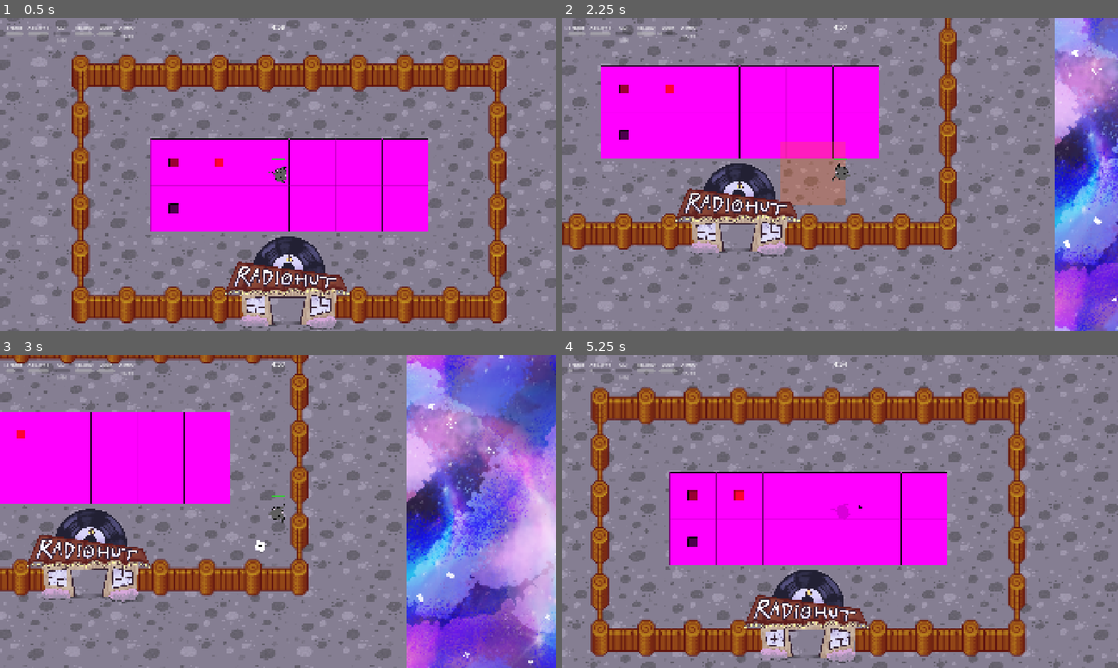
Above: before the commit, frames 1-4 (two rows, left to right).
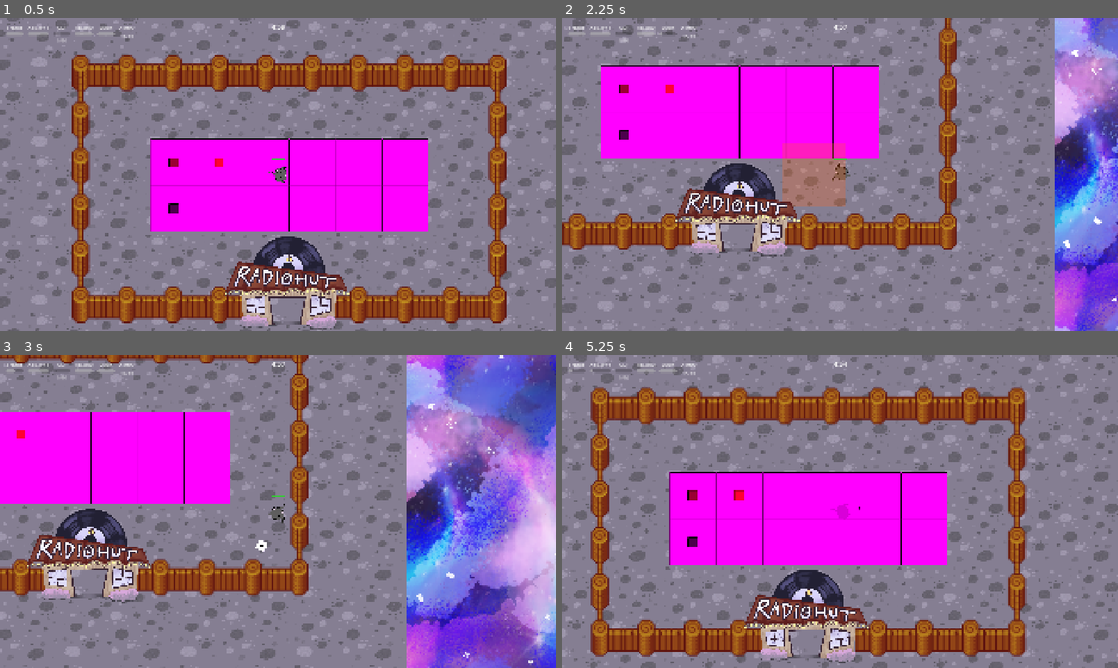
Above: after the commit, the same moments.

Repository: UVASGD/spring-2026-meowdernwarfare
Game: Godot game, scene res://scenes/game.tscn
The game is run twice, just before and just after one commit, with the same random seed, the same clock (stepped at 60 frames per second) and the same inputs. This scene is started directly instead of the project's main scene. The engine's default icon, where the game draws it, is replaced by a stand-in: a white triangle on a blue panel in a dark square.
Inputs (mouse positions are in pixels of both pictures, inside the frame that each line leads up to):
- Up to frame 1 (0.5 s): no input
- Up to frame 2 (2.25 s): tap Enter (ui_accept) at 0.5, 0.77, 1.52 s; move the mouse to (962, 158) at 0.52 s; hold D 0.53-1.28 s; tap K at 0.6 s; click (962, 158) at 0.67 s; move the mouse to (728, 190) at 1.27 s; hold S 1.28-2.03 s; tap Shift at 1.35 s; move the mouse to (895, 105) at 2.02 s; hold D from 2.03 s (still down); tap Space at 2.1 s
- Up to frame 3 (3 s): move the mouse to (250, 574) at 2.77 s; release D at 2.78 s; hold W from 2.78 s (still down); tap Q at 2.85 s; click (250, 574) at 2.92 s
- Up to frame 4 (5.25 s): tap Enter (ui_accept) at 3.02, 3.77, 4.52 s; move the mouse to (1006, 558) at 3.52 s; release W at 3.53 s; hold A 3.53-5.03 s; tap R at 3.6 s; move the mouse to (673, 464) at 4.27 s; tap E at 4.35 s; move the mouse to (867, 511) at 5.02 s; hold S from 5.03 s (still down); tap F at 5.1 s; click (867, 511) at 5.17 s

Frame 1 is identical in both runs. In frame 2, 0.2% of the frame differs, in the area x 39-51%, y 39-61%; in frame 3, less than 0.1%; in frame 4, less than 0.1%.

Commit message:
fixed crop spawner desync, improved other desyncs

Diff:
--- a/scripts/crop_spawner.gd
+++ b/scripts/crop_spawner.gd
@@ -10,6 +10,21 @@
 @onready var spawn_point: Marker2D = $cropSpawnPoint
 
 var current_crop: Node = null
+var spawner_id: int = -1
+
+func _ready() -> void:
+	# Defer so game mode is set before we check host/client
+	call_deferred("_setup_network")
+
+func _setup_network() -> void:
+	var gm = GameManager.instance
+	if gm == null or gm.is_local():
+		return
+	gm.register_spawner(self)
+	if not gm.is_host():
+		start_timer.stop()
+		spawn_timer.stop()
+		stage_timer.stop()
 
 func spawn_crop() -> void:
 	if crop_scenes.is_empty():
@@ -17,7 +32,8 @@
 	if current_crop != null and is_instance_valid(current_crop):
 		return
 
-	var scene = crop_scenes.pick_random()
+	var idx = randi() % crop_scenes.size()
+	var scene = crop_scenes[idx]
 	var crop = scene.instantiate() as Crop
 	crop.stage = stage
 	crop._setup()
@@ -25,7 +41,27 @@
 	crop.position = Vector2.ZERO
 	crop.z_index = 1
 	current_crop = crop
+	crop.picked_up.connect(func(): current_crop = null)
 
+	var gm = GameManager.instance
+	if gm and not gm.is_local() and gm.is_host():
+		gm.send_crop_spawned(spawner_id, idx, stage)
+
+func spawn_crop_remote(crop_idx: int, stg: int) -> void:
+	if crop_scenes.is_empty() or crop_idx < 0 or crop_idx >= crop_scenes.size():
+		return
+	if current_crop != null and is_instance_valid(current_crop):
+		current_crop.queue_free()
+		current_crop = null
+
+	var scene = crop_scenes[crop_idx]
+	var crop = scene.instantiate() as Crop
+	crop.stage = stg
+	crop._setup()
+	spawn_point.add_child(crop)
+	crop.position = Vector2.ZERO
+	crop.z_index = 1
+	current_crop = crop
 	crop.picked_up.connect(func(): current_crop = null)
 
 func _on_spawn_timer_timeout() -> void:
@@ -33,8 +69,12 @@
 
 func _on_stage_timer_timeout() -> void:
 	stage = mini(stage + 1, max_stage)
+	var gm = GameManager.instance
+	if gm and not gm.is_local() and gm.is_host():
+		gm.send_spawner_stage(spawner_id, stage)
 
 func _on_start_timer_timeout() -> void:
+	spawn_crop()
 	spawn_timer.start()
 	stage_timer.start()
 
--- a/scripts/globals/game_manager.gd
+++ b/scripts/globals/game_manager.gd
@@ -389,6 +389,12 @@
 	elif msg_type == "tp_used":
 		_handle_teleporter_used(from_id, data)
 
+	elif msg_type == "crop_spawned":
+		_handle_crop_spawned(data)
+
+	elif msg_type == "spawner_stage":
+		_handle_spawner_stage(data)
+
 func _broadcast_state() -> void:
 	if not Network.is_online():
 		return
@@ -540,6 +546,11 @@
 			elif state.get("dead", false) and player.hero and not player.hero.is_dead:
 				player.hero.is_dead = true
 				player.hero.died.emit()
+			elif not state.get("dead", false) and not state.get("spec", false):
+				if player.hero and player.hero.is_dead:
+					player.respawn_at(target_pos)
+				elif player.is_awaiting_respawn:
+					player.respawn_at(target_pos)
 		else:
 			if state.get("dead", false) and player.hero and not player.hero.is_dead:
 				print("[SYNC] Local player death catch-up: host says dead, forcing local death. hp=", player.hero.health)
@@ -823,11 +834,21 @@
 	if picker_id == local_player_id:
 		return
 	var pos = Vector2(data.get("x", 0), data.get("y", 0))
-	var parent = entity_parent if entity_parent else self
-	for child in parent.get_children():
-		if child is Crop and not child.is_planted and child.global_position.distance_to(pos) < 80.0:
-			child.queue_free()
-			break
+	var found := false
+	for sid in _spawners:
+		var spawner = _spawners[sid]
+		if spawner and is_instance_valid(spawner) and spawner.current_crop and is_instance_valid(spawner.current_crop):
+			if spawner.current_crop.global_position.distance_to(pos) < 80.0:
+				spawner.current_crop.queue_free()
+				spawner.current_crop = null
+				found = true
+				break
+	if not found:
+		var parent = entity_parent if entity_parent else self
+		for child in parent.get_children():
+			if child is Crop and not child.is_planted and child.global_position.distance_to(pos) < 80.0:
+				child.queue_free()
+				break
 	var picker = get_player(picker_id)
 	if picker and is_instance_valid(picker):
 		var ct = str(data.get("ct", ""))
@@ -858,6 +879,37 @@
 	crop.global_position = pos
 	var parent = entity_parent if entity_parent else self
 	parent.add_child(crop)
+
+# --- CROP SPAWNER SYNC ---
+
+var _spawners: Dictionary = {}  # spawner_id -> CropSpawner node
+
+func register_spawner(spawner: Node) -> void:
+	var id = _spawners.size()
+	spawner.spawner_id = id
+	_spawners[id] = spawner
+
+func send_crop_spawned(sid: int, crop_idx: int, stg: int) -> void:
+	if mode != Mode.ONLINE_HOST:
+		return
+	Network.broadcast({"type": "crop_spawned", "sid": sid, "ci": crop_idx, "cs": stg})
+
+func send_spawner_stage(sid: int, stg: int) -> void:
+	if mode != Mode.ONLINE_HOST:
+		return
+	Network.broadcast({"type": "spawner_stage", "sid": sid, "cs": stg})
+
+func _handle_crop_spawned(data: Dictionary) -> void:
+	var sid = int(data.get("sid", -1))
+	var spawner = _spawners.get(sid)
+	if spawner and is_instance_valid(spawner):
+		spawner.spawn_crop_remote(int(data.get("ci", 0)), int(data.get("cs", 1)))
+
+func _handle_spawner_stage(data: Dictionary) -> void:
+	var sid = int(data.get("sid", -1))
+	var spawner = _spawners.get(sid)
+	if spawner and is_instance_valid(spawner):
+		spawner.stage = int(data.get("cs", 1))
 
 # --- DESYNC TELEMETRY ---
 
--- a/scripts/inputs/network_input.gd
+++ b/scripts/inputs/network_input.gd
@@ -85,8 +85,22 @@
 	if input_buffer.is_empty():
 		return
 
-	# Use most recent input
-	var data = input_buffer.pop_back()
+	# Use most recent input for continuous state, OR all _just flags so none are lost
+	var merged_dash := false
+	var merged_shj := false
+	var merged_r := false
+	var merged_a1 := false
+	var merged_a2 := false
+	var merged_dr := false
+	for buf in input_buffer:
+		if buf.get("d", false): merged_dash = true
+		if buf.get("shj", false): merged_shj = true
+		if buf.get("r", false): merged_r = true
+		if buf.get("a1", false): merged_a1 = true
+		if buf.get("a2", false): merged_a2 = true
+		if buf.get("dr", false): merged_dr = true
+
+	var data = input_buffer.back()
 	input_buffer.clear()
 
 	var m = data.get("m", [0, 0])
@@ -95,10 +109,10 @@
 	move_input = Vector2(m[0], m[1])
 	aim_input = Vector2(a[0], a[1])
 	sprint = data.get("sp", false)
-	dash_just = data.get("d", false)
 	shoot = data.get("sh", false)
-	shoot_just = data.get("shj", false)
-	reload_just = data.get("r", false)
-	ability1_just = data.get("a1", false)
-	ability2_just = data.get("a2", false)
-	drop_just = data.get("dr", false)
+	dash_just = merged_dash
+	shoot_just = merged_shj
+	reload_just = merged_r
+	ability1_just = merged_a1
+	ability2_just = merged_a2
+	drop_just = merged_dr
--- a/scripts/player.gd
+++ b/scripts/player.gd
@@ -173,11 +173,14 @@
 	if input == null:
 		return
 
+	var is_local = _is_local_player()
+
 	input.update(delta)
 
 	if in_spectate_mode:
-		_handle_spectate_movement(delta)
-		move_and_slide()
+		if is_local:
+			_handle_spectate_movement(delta)
+			move_and_slide()
 		if input is LocalInput:
 			input.end_frame()
 		return
@@ -189,12 +192,14 @@
 		return
 
 	_update_timers(delta)
-	_handle_movement(delta)
+
+	if is_local:
+		_handle_movement(delta)
+		move_and_slide()
+
 	_handle_rotation(delta)
 	_handle_actions()
 	_handle_crops(delta)
-
-	move_and_slide()
 
 	if health_bar:
 		health_bar.global_position = global_position + Vector2(-25, -60)
Not shown, added: scripts/killzone.gd.uid
Not shown, changed: server/relay.py
